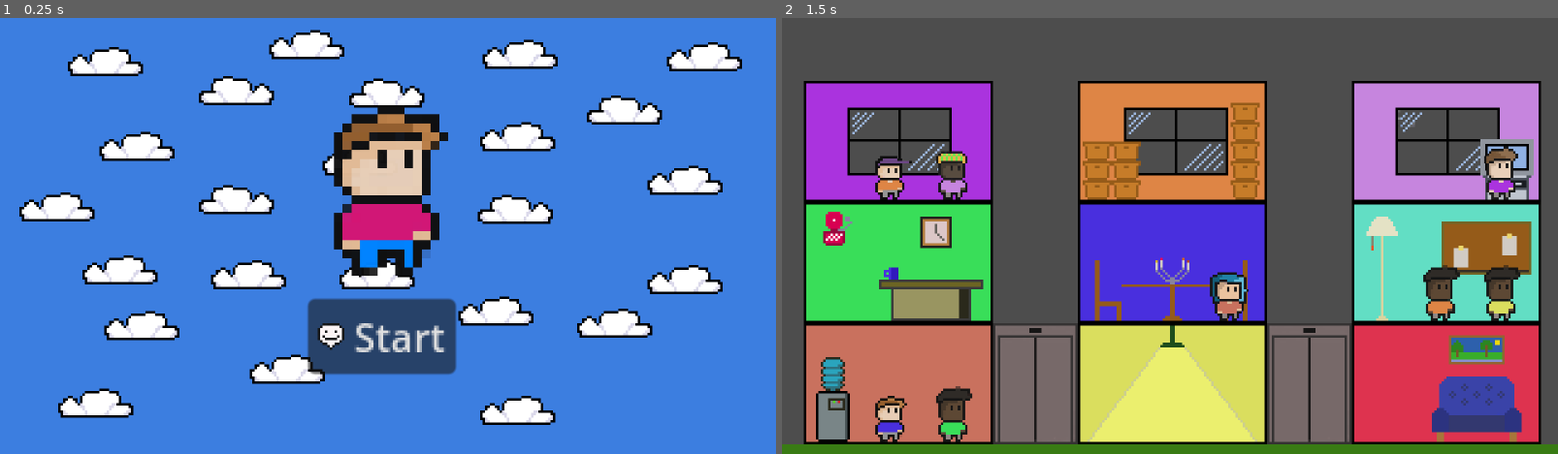
Above: before the commit, frames 1-2 (left to right).
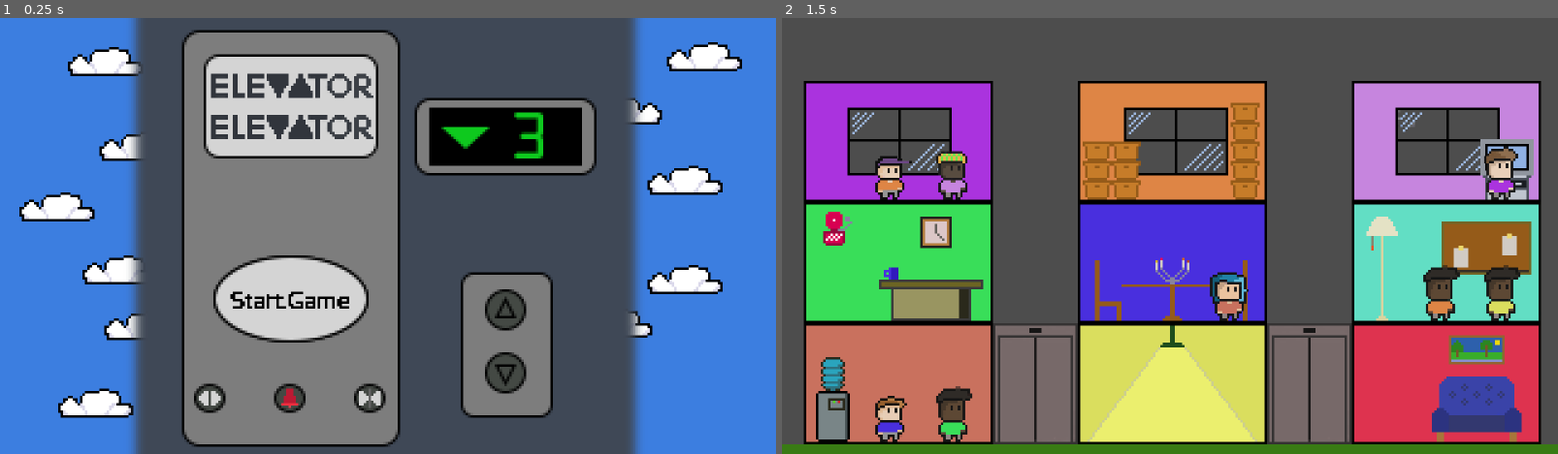
Above: after the commit, the same moments.

Repository: gunarp/gjds-game-jam2
Game: Godot game, scene res://scenes/main.tscn
The game is run twice, just before and just after one commit, with the same random seed, the same clock (stepped at 60 frames per second) and the same inputs. Video files are missing from this copy of the repository; at most half a second of black plays in their place.
Inputs (mouse positions are in pixels of both pictures, inside the frame that each line leads up to; where the layout moved, square brackets give the same spot in the first picture):
- Up to frame 1 (0.25 s): no input
- Up to frame 2 (1.5 s): click (1076, 305) [1162, 336] at 0.5 s; tap Enter at 1.25 s

The runs differ from the first frame. In frame 1, 64% of the frame differs, in the area x 16-83%, y 0-100%; in frame 2, nothing differs.

Commit message:
add tada, fix level randomizer, add in new title screen

Diff:
--- a/scenes/main.tscn
+++ b/scenes/main.tscn
@@ -1,15 +1,16 @@
-[gd_scene load_steps=6 format=3 uid="uid://c4gmnfmha0w34"]
+[gd_scene load_steps=7 format=3 uid="uid://c4gmnfmha0w34"]
 
 [ext_resource type="Script" uid="uid://cixtr8pj5qql5" path="res://scripts/menu/main.gd" id="1_jyhfs"]
 [ext_resource type="AudioStream" uid="uid://b34w5yim6lcs8" path="res://resource/assets/sound/bossanova_2.mp3" id="2_0wfyh"]
 [ext_resource type="PackedScene" uid="uid://bf2b8supwxq1n" path="res://scenes/menu/load_in_menu.tscn" id="3_sugp2"]
 [ext_resource type="PackedScene" uid="uid://boguxrjptho46" path="res://scenes/menu/level_complete_overlay.tscn" id="4_jyhfs"]
 [ext_resource type="PackedScene" uid="uid://c8y66p74a8jh2" path="res://scenes/menu/win_screen.tscn" id="5_tbgi4"]
+[ext_resource type="AudioStream" uid="uid://csflphrkebhuu" path="res://resource/assets/sound/tada-234709.mp3" id="6_tefeu"]
 
 [node name="Main" type="Node"]
 script = ExtResource("1_jyhfs")
 
-[node name="AudioStreamPlayer2D" type="AudioStreamPlayer2D" parent="."]
+[node name="bkgd" type="AudioStreamPlayer2D" parent="."]
 stream = ExtResource("2_0wfyh")
 volume_db = -1.56
 autoplay = true
@@ -24,3 +25,7 @@
 [node name="WinScreen" parent="." instance=ExtResource("5_tbgi4")]
 visible = false
 scale = Vector2(4, 4)
+
+[node name="tada" type="AudioStreamPlayer2D" parent="."]
+stream = ExtResource("6_tefeu")
+volume_db = 5.0
--- a/scenes/menu/load_in_menu.tscn
+++ b/scenes/menu/load_in_menu.tscn
@@ -1,8 +1,9 @@
-[gd_scene load_steps=4 format=3 uid="uid://bf2b8supwxq1n"]
+[gd_scene load_steps=5 format=3 uid="uid://bf2b8supwxq1n"]
 
 [ext_resource type="Texture2D" uid="uid://dgu0ak6dmx1m1" path="res://resource/temp_assets/load_in_background.png" id="1_icv44"]
-[ext_resource type="Texture2D" uid="uid://dyivma2a2vdr6" path="res://resource/assets/art/char_1.png" id="2_c6cfe"]
-[ext_resource type="Texture2D" uid="uid://bul6btrytyudt" path="res://resource/assets/art/smiley.png" id="2_sj073"]
+[ext_resource type="Texture2D" uid="uid://bii3jguudoo47" path="res://resource/assets/art/title_screen_elevators.png" id="2_uhn8o"]
+[ext_resource type="Texture2D" uid="uid://jg6pwet37u56" path="res://resource/assets/art/start_button_mainmenu.png" id="3_sj073"]
+[ext_resource type="Texture2D" uid="uid://cs3h2b0ucf2bp" path="res://resource/assets/art/start_button_mainmenu_hover.png" id="4_uhn8o"]
 
 [node name="LoadInMenu" type="Control"]
 layout_mode = 3
@@ -18,21 +19,18 @@
 offset_bottom = 40.0
 texture = ExtResource("1_icv44")
 
-[node name="StartButton" type="Button" parent="."]
-layout_mode = 0
-offset_left = 127.0
-offset_top = 116.0
-offset_right = 188.0
-offset_bottom = 147.0
-button_mask = 7
-text = "Start"
-icon = ExtResource("2_sj073")
-
 [node name="Title" type="TextureRect" parent="."]
 layout_mode = 0
-offset_left = 134.0
-offset_top = 36.0
-offset_right = 174.0
-offset_bottom = 76.0
-scale = Vector2(1.27093, 1.76486)
-texture = ExtResource("2_c6cfe")
+offset_right = 320.0
+offset_bottom = 180.0
+texture = ExtResource("2_uhn8o")
+
+[node name="StartButton" type="TextureButton" parent="."]
+layout_mode = 0
+offset_left = 88.0
+offset_top = 98.0
+offset_right = 152.0
+offset_bottom = 138.0
+button_mask = 7
+texture_normal = ExtResource("3_sj073")
+texture_hover = ExtResource("4_uhn8o")
--- a/scenes/menu/win_screen.tscn
+++ b/scenes/menu/win_screen.tscn
@@ -1,6 +1,10 @@
-[gd_scene load_steps=2 format=3 uid="uid://c8y66p74a8jh2"]
+[gd_scene load_steps=4 format=3 uid="uid://c8y66p74a8jh2"]
 
 [ext_resource type="Texture2D" uid="uid://dgu0ak6dmx1m1" path="res://resource/temp_assets/load_in_background.png" id="1_dbu1v"]
+[ext_resource type="Script" uid="uid://bwi3w787k78i8" path="res://scripts/menu/stopwatch_display.gd" id="2_7nuyu"]
+
+[sub_resource type="LabelSettings" id="LabelSettings_jlilc"]
+font_size = 17
 
 [node name="WinScreen" type="Control"]
 layout_mode = 3
@@ -25,11 +29,21 @@
 
 [node name="Label" type="Label" parent="."]
 layout_mode = 0
-offset_left = 99.0
-offset_top = 75.0
-offset_right = 225.0
-offset_bottom = 98.0
+offset_left = 98.0
+offset_top = 41.0
+offset_right = 224.0
+offset_bottom = 64.0
 text = "You Won!! 🎉🛗"
+
+[node name="TimerDisplay" type="Label" parent="."]
+offset_left = 60.0
+offset_top = 73.0
+offset_right = 665.0
+offset_bottom = 156.0
+text = "Time Taken: "
+label_settings = SubResource("LabelSettings_jlilc")
+script = ExtResource("2_7nuyu")
+metadata/_custom_type_script = "uid://bwi3w787k78i8"
 
 [node name="Reshuffle" type="Button" parent="."]
 layout_mode = 0
--- a/scripts/menu/level_generator.gd
+++ b/scripts/menu/level_generator.gd
@@ -59,7 +59,7 @@
             dest_bank[dest_room] -= 1
             accepted = true
           else:
-            dest_bank = rng.randi_range(0, 8)
+            dest_room = rng.randi_range(0, 8)
 
         passengers.push_back({
           "dest_room": dest_room,
--- a/scripts/menu/main.gd
+++ b/scripts/menu/main.gd
@@ -10,6 +10,7 @@
 @onready var shuffle_button_ref = $WinScreen/Reshuffle
 
 var time_elapsed: float = 0.0
+var time_elapsed_this_circuit: float = 0.0
 var ngp: bool = false
 
 const win_screen_uid = "uid://c8y66p74a8jh2"
@@ -61,7 +62,7 @@
   curr_level_ref.connect("level_complete", _on_level_completed)
 
   next_level = null
-
+  time_elapsed_this_circuit += time_elapsed
   time_elapsed = 0.0
 
 
@@ -73,18 +74,12 @@
 
 
 func _on_level_completed() -> void:
-  # Thanks https://gamedevbeginner.com/how-to-make-a-timer-in-godot-count-up-down-in-minutes-seconds/
-  var format_time_lambda = func(time: float) -> String:
-    var minutes: int = int(time / 60)
-    var seconds: int = int(fmod(time, 60))
-    var millis: int = int(fmod(time, 1) * 100)
 
-    return "%02d:%02d.%02d" % [minutes, seconds, millis]
+  # Sound Effect from pixabay
+  # "https://pixabay.com/users/u_8g40a9z0la-45586904/?utm_source=link-attribution&utm_medium=referral&utm_campaign=music&utm_content=234709"
+  $tada.play()
 
-  var time_taken = format_time_lambda.call(time_elapsed)
-
-  print("level completed in ", time_taken)
-  $LevelCompleteOverlay/TimerDisplay.change_display_time(time_taken)
+  $LevelCompleteOverlay/TimerDisplay.change_display_time(time_elapsed)
   $LevelCompleteOverlay.show()
   move_child($LevelCompleteOverlay, -1)
 
@@ -104,6 +99,7 @@
     old_level_ref.queue_free()
   else:
     $WinScreen.z_index = 101
+    $WinScreen/TimerDisplay.change_display_time(time_elapsed_this_circuit)
     $WinScreen.show()
     move_child($WinScreen, -1)
     remove_child(curr_level_ref)
@@ -114,6 +110,7 @@
   $WinScreen.hide()
   ngp = true
   level_scene_info = level_map.duplicate() as Dictionary[String, String]
+  time_elapsed_this_circuit = 0.0
   _setup_next_level()
   _switch_next_level()
 
--- a/scripts/menu/stopwatch_display.gd
+++ b/scripts/menu/stopwatch_display.gd
@@ -4,5 +4,10 @@
 
 const base = "Time Taken: "
 
-func change_display_time(time: String) -> void:
-  self.text = base + time
+# Thanks https://gamedevbeginner.com/how-to-make-a-timer-in-godot-count-up-down-in-minutes-seconds/
+func change_display_time(time: float) -> void:
+  var minutes: int = int(time / 60)
+  var seconds: int = int(fmod(time, 60))
+  var millis: int = int(fmod(time, 1) * 100)
+
+  self.text = base + "%02d:%02d.%02d" % [minutes, seconds, millis]
Binary file added: resource/assets/art/start_button_mainmenu.png
Not shown, added: resource/assets/art/start_button_mainmenu.png.import
Binary file added: resource/assets/art/start_button_mainmenu_hover.png
Not shown, added: resource/assets/art/start_button_mainmenu_hover.png.import
Binary file added: resource/assets/art/title_screen_elevators.png
Not shown, added: resource/assets/art/title_screen_elevators.png.import
Not shown, added: resource/assets/sound/tada-234709.mp3.import
Not shown, added: resource/assets/sound/tada-234709.mp3
